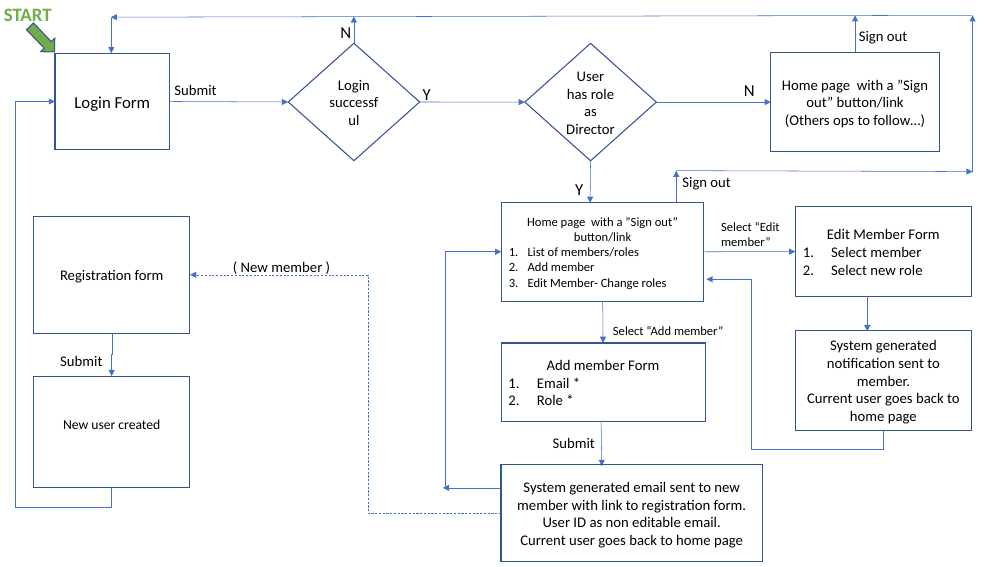
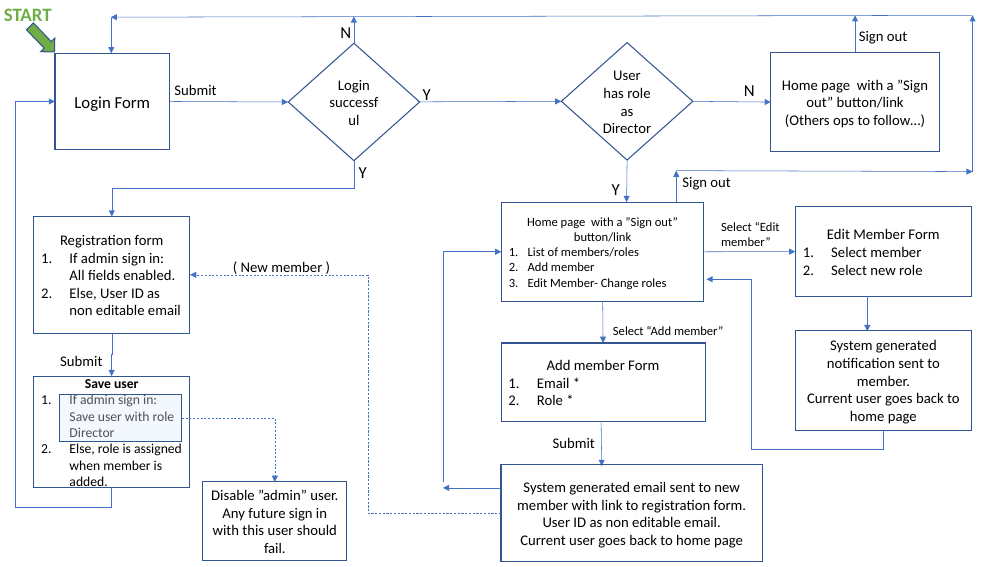
Before and after one commit to symedley/WWC-sv, a slide deck: slide 1 of Product/High-Level-Workflow.pptx. Drawn at 1008x567 pixels with LibreOffice and Linux fonts; fonts in the diff are those of the drawing. Boxes give left, top, right and bottom in pixels: in the first picture for what was removed or moved away, otherwise in the second. Text is boxed around its words. In the diff, an @@ line names an element or a change of style, - is before the commit and + after.

```diff
--- a/Product/High-Level-Workflow.pptx
+++ b/Product/High-Level-Workflow.pptx
@@ arrow moved from (420, 102) - (525, 102) to (417, 102) - (562, 101) @@
@@ arrow moved from (656, 102) - (771, 102) to (693, 101) - (771, 102) @@
@@ elbow arrow added from (354, 161) to (112, 216), #4472C4 0.5 pt @@
@@ text added at bbox=[359, 167, 367, 178], 16 pt, text #000000 @@
+Y
@@ 1 text, 1 diamond, 1 arrow: place and size @@
-1 text, 1 diamond, 1 arrow at bbox=[525, 43, 656, 203]
+1 text, 1 diamond, 1 arrow at bbox=[562, 42, 693, 202]
@@ text in rectangle at bbox=[69, 253, 181, 315]: paragraphs added @@
+1. If admin sign in: All fields enabled.
+2. Else, User ID as non editable email
@@ elbow arrow moved from (445, 488) - (501, 252) to (443, 482) - (501, 252) @@
@@ text in rectangle at bbox=[69, 376, 182, 488]: text changed @@
-New user created
+Save user
+1. If admin sign in: Save user with role Director
+2. Else, role is assigned when member is added.
@@ rectangle added at bbox=[60, 395, 181, 442], fill #DEEBF7 at 35% opacity, outline #325491 1 pt @@
@@ elbow arrow added from (182, 418) to (275, 482), #4472C4 0.5 pt dashed @@
@@ rectangle added at bbox=[203, 482, 346, 561], outline #325491 1 pt, 14 pt, text #000000 @@
+Disable ”admin” user.
+Any future sign in with this user should fail.
```
Also in this commit, not shown: 1 other file.
